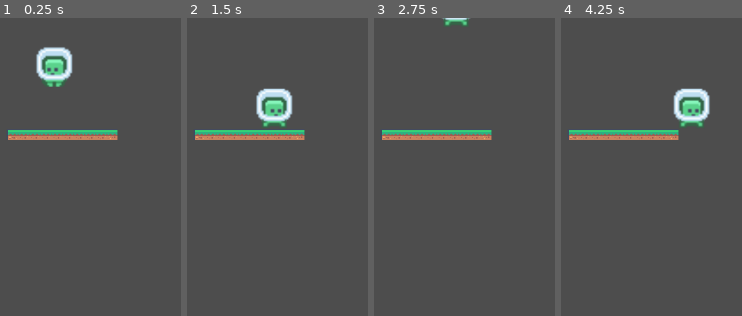
Above: before the commit, frames 1-4 (left to right).
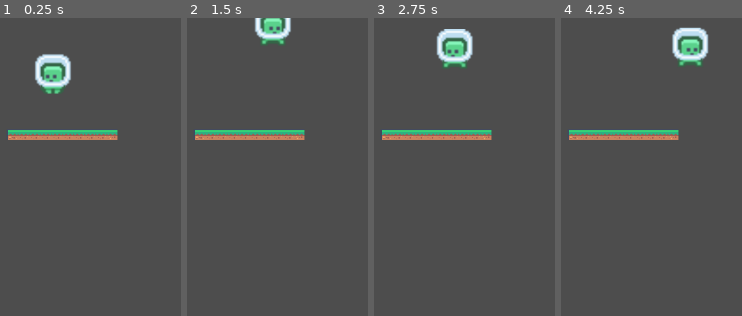
Above: after the commit, the same moments.

Repository: JustusBSchmidt04/LuckeRun
Game: Godot game, scene res://Szene/World1/World1.tscn
Same seed, same stepped clock (60 frames per second), same inputs: the game is played once before the commit and once after it. Before the commit the project starts from res://Szene/world.tscn.
Inputs:
- Up to frame 1 (0.25 s): no input
- Up to frame 2 (1.5 s): hold D (right) from 0.53 s (still down); tap Space (jump) at 0.77 s
- Up to frame 3 (2.75 s): tap Space (jump) at 1.52 s; release D (right) at 2.03 s; hold Left (left) from 2.03 s (still down)
- Up to frame 4 (4.25 s): release Left (left) at 2.78 s; hold D (right) from 2.78 s (still down); tap Space (jump) at 3.02, 3.77 s

The runs differ from the first frame. In frame 1, 2.5% of the frame differs, in the area x 19-41%, y 9-26%; in frame 2, 3.8%; in frame 3, 2.6%; in frame 4, 4.6%, in the area x 61-83%, y 3-37%.

Commit message:
Ordnerstruktur

Diff:
--- /dev/null
+++ b/luckerun/Assets/Charakters/Player/Player.tscn
@@ -0,0 +1,43 @@
+[gd_scene load_steps=6 format=3 uid="uid://dh3dhqrbax7l1"]
+
+[ext_resource type="Script" uid="uid://c45ge52lawrh5" path="res://Assets/Charakters/Player/Player.gd" id="1_tjdk6"]
+[ext_resource type="Texture2D" uid="uid://bxyrsyat40ad" path="res://Assets_kenney/kenney_pixel-platformer/Tiles/Characters/tile_0000.png" id="2_emh3w"]
+[ext_resource type="Texture2D" uid="uid://dl6b64dtec2sg" path="res://Assets_kenney/kenney_pixel-platformer/Tiles/Characters/tile_0001.png" id="3_k36wv"]
+
+[sub_resource type="SpriteFrames" id="SpriteFrames_hm0fy"]
+animations = [{
+"frames": [{
+"duration": 1.0,
+"texture": ExtResource("2_emh3w")
+}],
+"loop": true,
+"name": &"default",
+"speed": 5.0
+}, {
+"frames": [{
+"duration": 1.0,
+"texture": ExtResource("3_k36wv")
+}, {
+"duration": 1.0,
+"texture": ExtResource("2_emh3w")
+}],
+"loop": true,
+"name": &"walk",
+"speed": 5.0
+}]
+
+[sub_resource type="RectangleShape2D" id="RectangleShape2D_grwui"]
+size = Vector2(57, 57)
+
+[node name="CharacterBody2D" type="CharacterBody2D"]
+script = ExtResource("1_tjdk6")
+
+[node name="AnimatedSprite2D" type="AnimatedSprite2D" parent="."]
+position = Vector2(149, 63)
+scale = Vector2(2.54167, 2.45833)
+sprite_frames = SubResource("SpriteFrames_hm0fy")
+animation = &"walk"
+
+[node name="CollisionShape2D" type="CollisionShape2D" parent="."]
+position = Vector2(150, 60)
+shape = SubResource("RectangleShape2D_grwui")
--- /dev/null
+++ b/luckerun/Szene/World1/World1.tscn
@@ -0,0 +1,47 @@
+[gd_scene load_steps=11 format=4 uid="uid://7mffy5d5o5i5"]
+
+[ext_resource type="Texture2D" uid="uid://d02h66a4n7vr4" path="res://Assets_kenney/kenney_pixel-platformer/Tiles/tile_0001.png" id="4_px8sv"]
+[ext_resource type="PackedScene" uid="uid://dh3dhqrbax7l1" path="res://Assets/Charakters/Player/Player.tscn" id="4_q0t31"]
+[ext_resource type="Texture2D" uid="uid://coi1kp14qvs54" path="res://Assets_kenney/kenney_pixel-platformer/Tiles/tile_0002.png" id="5_c6rm1"]
+[ext_resource type="Texture2D" uid="uid://cwcn8oqaows4l" path="res://Assets_kenney/kenney_pixel-platformer/Tiles/tile_0003.png" id="6_x3jrd"]
+[ext_resource type="Texture2D" uid="uid://ckvj52mrkctxe" path="res://Assets_kenney/kenney_pixel-platformer/Tiles/tile_0000.png" id="7_sh4o7"]
+
+[sub_resource type="TileSetAtlasSource" id="TileSetAtlasSource_ycagd"]
+texture = ExtResource("4_px8sv")
+0:0/0 = 0
+0:0/0/physics_layer_0/polygon_0/points = PackedVector2Array(-8, -8, 8, -8, 8, 8, -8, 8)
+
+[sub_resource type="TileSetAtlasSource" id="TileSetAtlasSource_u6lte"]
+texture = ExtResource("5_c6rm1")
+0:0/0 = 0
+0:0/0/physics_layer_0/polygon_0/points = PackedVector2Array(-8, -8, 8, -8, 8, 8, -8, 8)
+
+[sub_resource type="TileSetAtlasSource" id="TileSetAtlasSource_d66ts"]
+texture = ExtResource("6_x3jrd")
+0:0/0 = 0
+0:0/0/physics_layer_0/polygon_0/points = PackedVector2Array(-8, -8, 8, -8, 8, 8, -8, 8)
+
+[sub_resource type="TileSetAtlasSource" id="TileSetAtlasSource_fcrxt"]
+texture = ExtResource("7_sh4o7")
+0:0/0 = 0
+0:0/0/physics_layer_0/polygon_0/points = PackedVector2Array(-8, -8, 8, -8, 8, 8, -8, 8)
+
+[sub_resource type="TileSet" id="TileSet_wmdud"]
+physics_layer_0/collision_layer = 1
+sources/2 = SubResource("TileSetAtlasSource_ycagd")
+sources/3 = SubResource("TileSetAtlasSource_u6lte")
+sources/4 = SubResource("TileSetAtlasSource_d66ts")
+sources/5 = SubResource("TileSetAtlasSource_fcrxt")
+
+[node name="World" type="Node2D"]
+
+[node name="Map" type="Node2D" parent="."]
+
+[node name="Boden" type="TileMapLayer" parent="Map"]
+tile_map_data = PackedByteArray("AAAFAAoAAgAAAAAAAAAGAAoAAwAAAAAAAAAHAAoAAwAAAAAAAAAIAAoAAwAAAAAAAAAJAAoAAwAAAAAAAAAKAAoAAwAAAAAAAAALAAoAAwAAAAAAAAAMAAoAAwAAAAAAAAANAAoAAwAAAAAAAAAOAAoABAAAAAAAAAA=")
+tile_set = SubResource("TileSet_wmdud")
+
+[node name="Background" type="TileMapLayer" parent="Map"]
+
+[node name="Player" parent="." instance=ExtResource("4_q0t31")]
+position = Vector2(-2, 10)
--- a/luckerun/Szene/world.tscn
+++ /dev/null
@@ -1,84 +0,0 @@
-[gd_scene load_steps=15 format=4 uid="uid://7mffy5d5o5i5"]
-
-[ext_resource type="Script" path="res://Szene/Player.gd" id="2_ig6fl"]
-[ext_resource type="Texture2D" uid="uid://bxyrsyat40ad" path="res://Assets/kenney_pixel-platformer/Tiles/Characters/tile_0000.png" id="3_0lefu"]
-[ext_resource type="Texture2D" uid="uid://dl6b64dtec2sg" path="res://Assets/kenney_pixel-platformer/Tiles/Characters/tile_0001.png" id="4_0dd02"]
-[ext_resource type="Texture2D" uid="uid://d02h66a4n7vr4" path="res://Assets/kenney_pixel-platformer/Tiles/tile_0001.png" id="4_gikuw"]
-[ext_resource type="Texture2D" uid="uid://coi1kp14qvs54" path="res://Assets/kenney_pixel-platformer/Tiles/tile_0002.png" id="5_xs1jw"]
-[ext_resource type="Texture2D" uid="uid://cwcn8oqaows4l" path="res://Assets/kenney_pixel-platformer/Tiles/tile_0003.png" id="6_vjvm1"]
-[ext_resource type="Texture2D" uid="uid://ckvj52mrkctxe" path="res://Assets/kenney_pixel-platformer/Tiles/tile_0000.png" id="7_v4kpv"]
-
-[sub_resource type="SpriteFrames" id="SpriteFrames_hm0fy"]
-animations = [{
-"frames": [{
-"duration": 1.0,
-"texture": ExtResource("3_0lefu")
-}],
-"loop": true,
-"name": &"default",
-"speed": 5.0
-}, {
-"frames": [{
-"duration": 1.0,
-"texture": ExtResource("4_0dd02")
-}, {
-"duration": 1.0,
-"texture": ExtResource("3_0lefu")
-}],
-"loop": true,
-"name": &"walk",
-"speed": 5.0
-}]
-
-[sub_resource type="RectangleShape2D" id="RectangleShape2D_grwui"]
-size = Vector2(57, 57)
-
-[sub_resource type="TileSetAtlasSource" id="TileSetAtlasSource_ycagd"]
-texture = ExtResource("4_gikuw")
-0:0/0 = 0
-0:0/0/physics_layer_0/polygon_0/points = PackedVector2Array(-8, -8, 8, -8, 8, 8, -8, 8)
-
-[sub_resource type="TileSetAtlasSource" id="TileSetAtlasSource_u6lte"]
-texture = ExtResource("5_xs1jw")
-0:0/0 = 0
-0:0/0/physics_layer_0/polygon_0/points = PackedVector2Array(-8, -8, 8, -8, 8, 8, -8, 8)
-
-[sub_resource type="TileSetAtlasSource" id="TileSetAtlasSource_d66ts"]
-texture = ExtResource("6_vjvm1")
-0:0/0 = 0
-0:0/0/physics_layer_0/polygon_0/points = PackedVector2Array(-8, -8, 8, -8, 8, 8, -8, 8)
-
-[sub_resource type="TileSetAtlasSource" id="TileSetAtlasSource_fcrxt"]
-texture = ExtResource("7_v4kpv")
-0:0/0 = 0
-0:0/0/physics_layer_0/polygon_0/points = PackedVector2Array(-8, -8, 8, -8, 8, 8, -8, 8)
-
-[sub_resource type="TileSet" id="TileSet_wmdud"]
-physics_layer_0/collision_layer = 1
-sources/2 = SubResource("TileSetAtlasSource_ycagd")
-sources/3 = SubResource("TileSetAtlasSource_u6lte")
-sources/4 = SubResource("TileSetAtlasSource_d66ts")
-sources/5 = SubResource("TileSetAtlasSource_fcrxt")
-
-[node name="World" type="Node2D"]
-
-[node name="CharacterBody2D" type="CharacterBody2D" parent="."]
-script = ExtResource("2_ig6fl")
-
-[node name="AnimatedSprite2D" type="AnimatedSprite2D" parent="CharacterBody2D"]
-position = Vector2(149, 63)
-scale = Vector2(2.54167, 2.45833)
-sprite_frames = SubResource("SpriteFrames_hm0fy")
-animation = &"walk"
-
-[node name="CollisionShape2D" type="CollisionShape2D" parent="CharacterBody2D"]
-position = Vector2(147, 63)
-shape = SubResource("RectangleShape2D_grwui")
-
-[node name="Map" type="Node2D" parent="."]
-
-[node name="Boden" type="TileMapLayer" parent="Map"]
-tile_map_data = PackedByteArray("AAAFAAoAAgAAAAAAAAAGAAoAAwAAAAAAAAAHAAoAAwAAAAAAAAAIAAoAAwAAAAAAAAAJAAoAAwAAAAAAAAAKAAoAAwAAAAAAAAALAAoAAwAAAAAAAAAMAAoAAwAAAAAAAAANAAoAAwAAAAAAAAAOAAoABAAAAAAAAAA=")
-tile_set = SubResource("TileSet_wmdud")
-
-[node name="Background" type="TileMapLayer" parent="Map"]
--- a/luckerun/project.godot
+++ b/luckerun/project.godot
@@ -11,8 +11,8 @@
 [application]
 
 config/name="LuckeRun"
-run/main_scene="res://Szene/world.tscn"
-config/features=PackedStringArray("4.3", "Forward Plus")
+run/main_scene="res://Szene/World1/World1.tscn"
+config/features=PackedStringArray("4.4", "Forward Plus")
 config/icon="res://icon.svg"
 
 [input]
Renamed: luckerun/Szene/Player.gd -> luckerun/Assets/Charakters/Player/Player.gd
Not shown, added: luckerun/Assets/Charakters/Player/Player.gd.uid
Renamed: luckerun/control.tscn -> luckerun/Assets/Charakters/Player/control.tscn
Not shown, removed: luckerun/Assets/kenney_pixel-platformer/Preview.png.import
Not shown, removed: luckerun/Assets/kenney_pixel-platformer/SampleA.png.import
Not shown, removed: luckerun/Assets/kenney_pixel-platformer/SampleB.png.import
Not shown, removed: luckerun/Assets/kenney_pixel-platformer/Tilemap/tilemap-backgrounds.png.import
Not shown, removed: luckerun/Assets/kenney_pixel-platformer/Tilemap/tilemap-backgrounds_packed.png.import
Not shown, removed: luckerun/Assets/kenney_pixel-platformer/Tilemap/tilemap-characters.png.import
Not shown, removed: luckerun/Assets/kenney_pixel-platformer/Tilemap/tilemap-characters_packed.png.import
Not shown, removed: luckerun/Assets/kenney_pixel-platformer/Tilemap/tilemap.png.import
Not shown, removed: luckerun/Assets/kenney_pixel-platformer/Tilemap/tilemap_packed.png.import
(and 724 more such lines)
